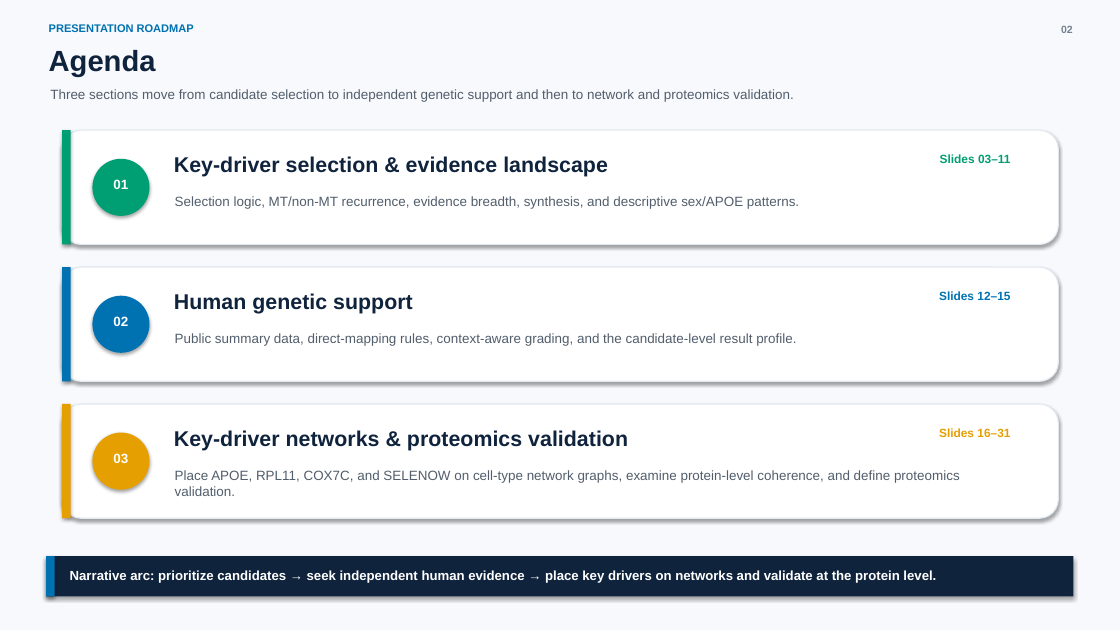
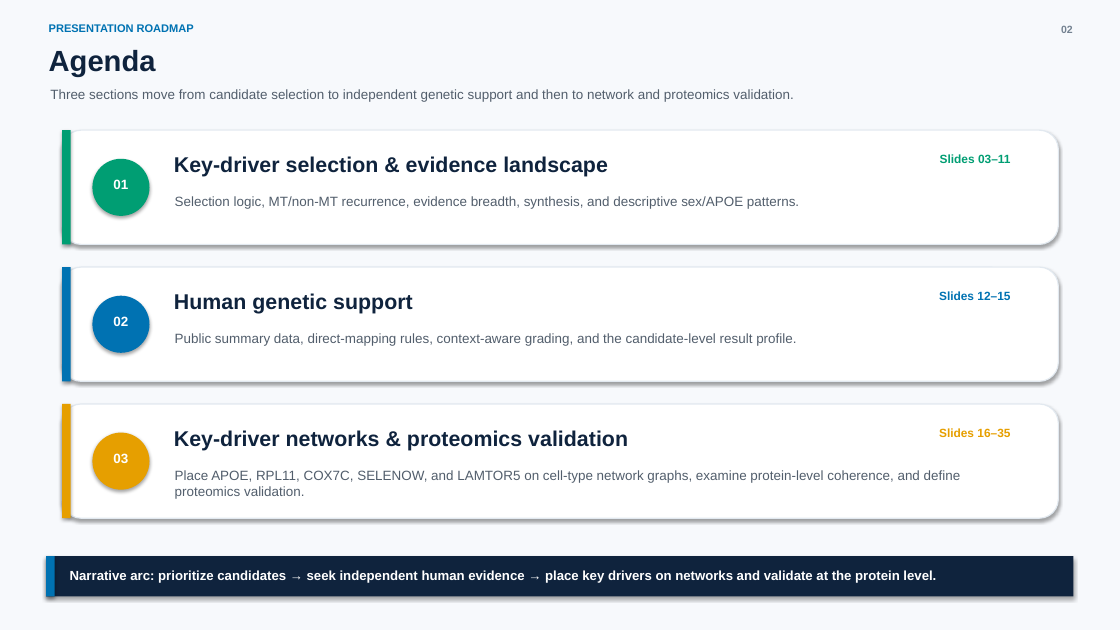
Before and after one commit to ericzhuang2010/alzheimer, a slide deck: slide 2 of docs/presentations/key_driver_selection_analysis 08182026.pptx. Drawn at 1120x630 pixels with LibreOffice and Linux fonts; fonts in the diff are those of the drawing. Boxes give left, top, right and bottom in pixels: in the first picture for what was removed or moved away, otherwise in the second. Text is boxed around its words. In the diff, an @@ line names an element or a change of style, - is before the commit and + after.

```diff
--- a/docs/presentations/key_driver_selection_analysis 08182026.pptx
+++ b/docs/presentations/key_driver_selection_analysis 08182026.pptx
@@ text at (939, 428, 1010, 437): text changed @@
-Slides 16–31
+Slides 16–35
@@ text at (175, 470, 961, 499): text changed @@
-Place APOE, RPL11, COX7C, and SELENOW on cell-type network graphs, examine protein-level coherence, and define proteomics validation.
+Place APOE, RPL11, COX7C, SELENOW, and LAMTOR5 on cell-type network graphs, examine protein-level coherence, and define proteomics validation.
```
Also in this commit, not shown: 1 other slide changed, 4 slides added, 19 other files.
